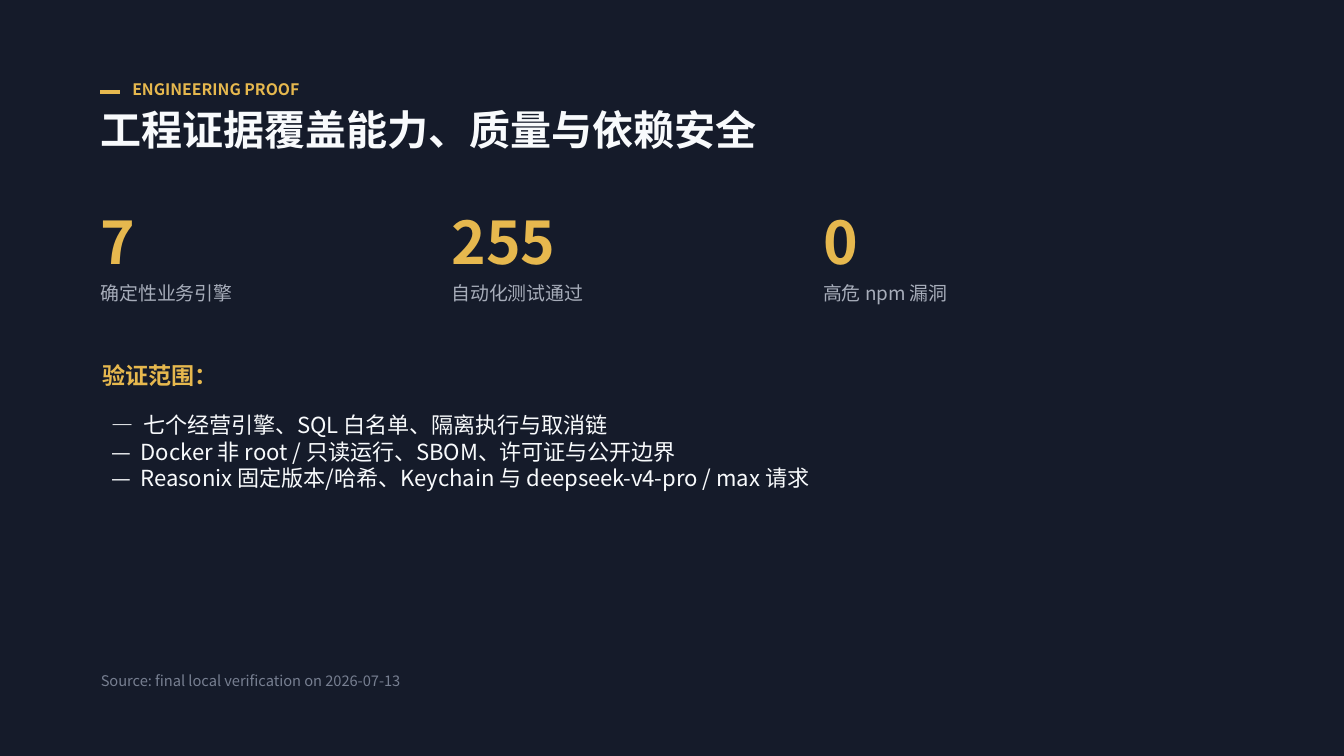
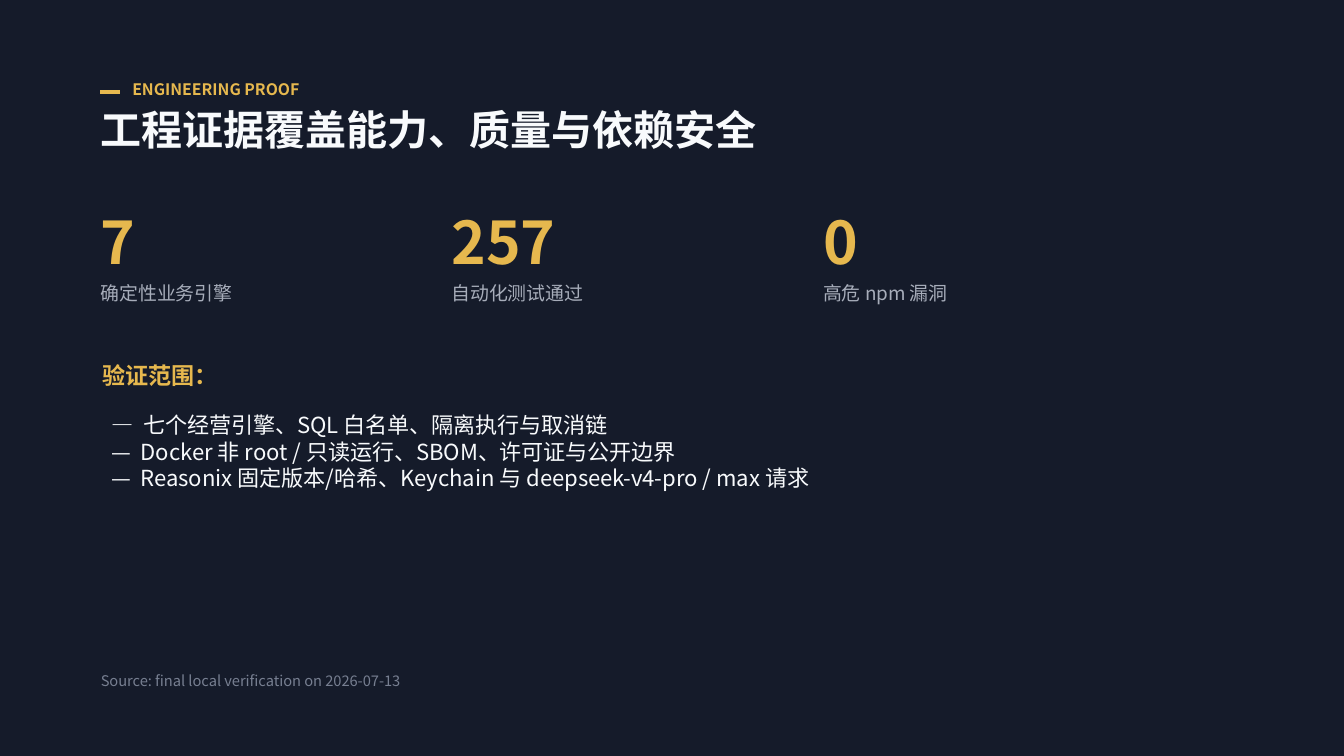
Before and after one commit to eric-stone-plus/COFORGE, a slide deck: slide 5 of assets/COFORGE-Company-Pitch.pptx. Drawn at 1344x756 pixels with LibreOffice and Linux fonts; fonts in the diff are those of the drawing. Boxes give left, top, right and bottom in pixels: in the first picture for what was removed or moved away, otherwise in the second. Text is boxed around its words. In the diff, an @@ line names an element or a change of style, - is before the commit and + after.

```diff
--- a/assets/COFORGE-Company-Pitch.pptx
+++ b/assets/COFORGE-Company-Pitch.pptx
@@ text at [451, 219, 555, 265]: text changed @@
-255
+257
```
Also in this commit, not shown: 9 other files.
